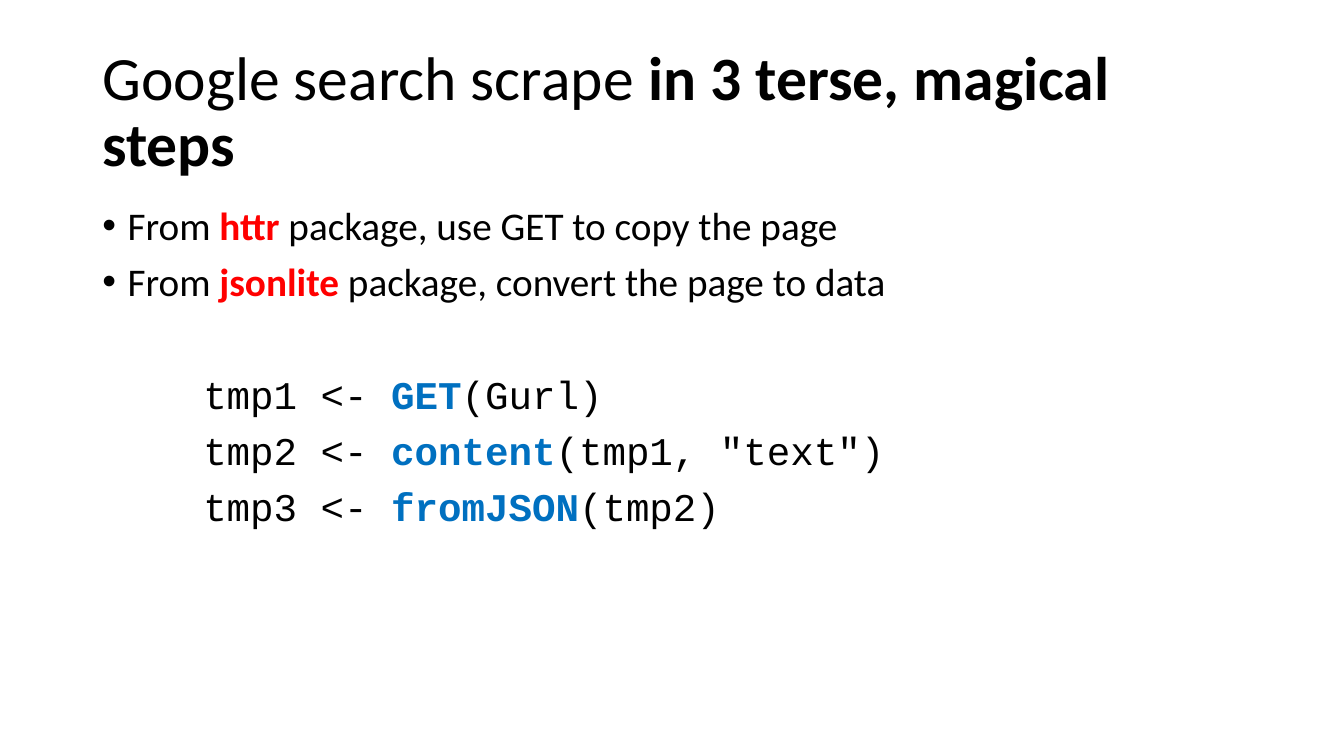
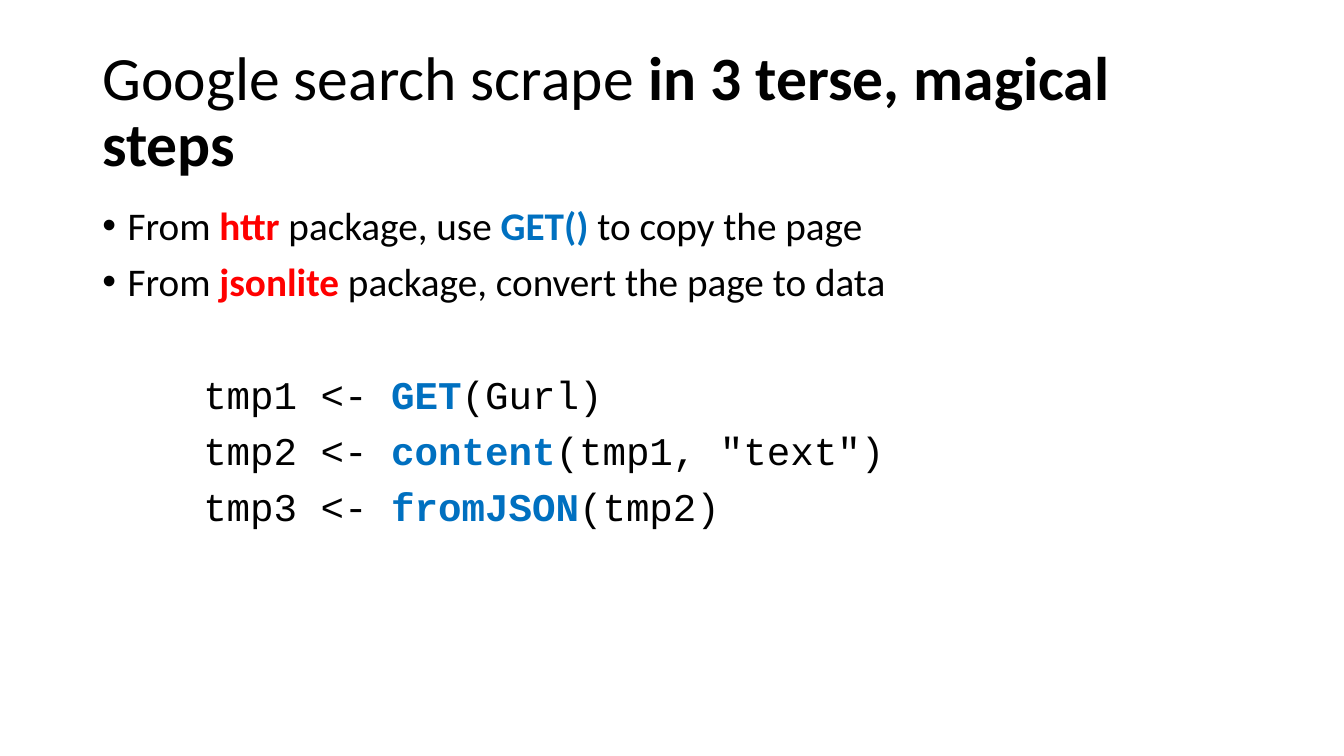
Before and after one commit to nrjjones/BuildingContextualData, a slide deck: slide 42 of presentation/Jones - Contextual Data Presentation.pptx (slide 40 before the commit). Drawn at 1344x756 pixels with LibreOffice and Linux fonts; fonts in the diff are those of the drawing. Boxes give left, top, right and bottom in pixels: in the first picture for what was removed or moved away, otherwise in the second. Text is boxed around its words. In the diff, an @@ line names an element or a change of style, - is before the commit and + after.

```diff
--- a/presentation/Jones - Contextual Data Presentation.pptx
+++ b/presentation/Jones - Contextual Data Presentation.pptx
@@ text at box(128, 211, 862, 247): text changed @@
-• From httr package, use GET to copy the page
+• From httr package, use GET() to copy the page
```
Also in this commit, not shown: 17 other slides changed, 3 slides added, 4 other files.
